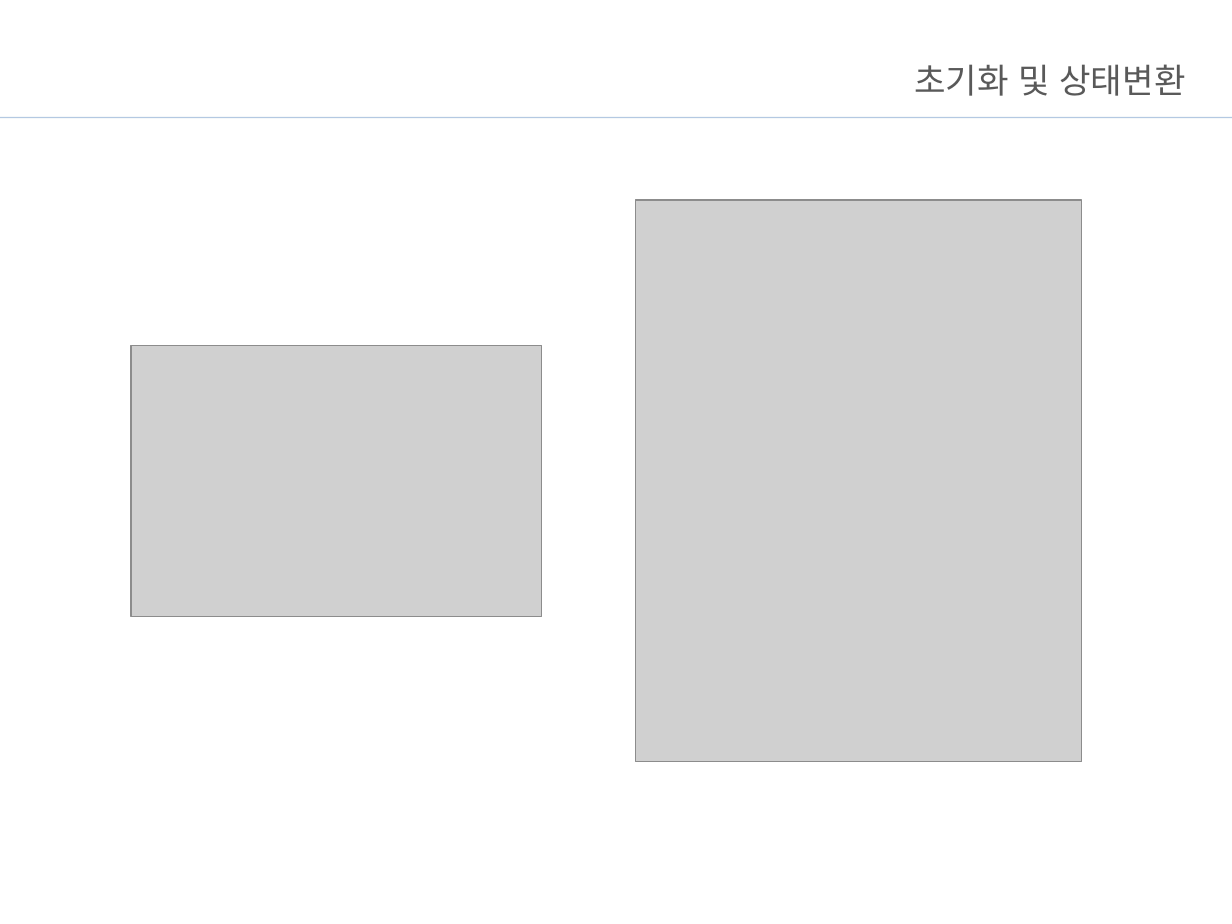
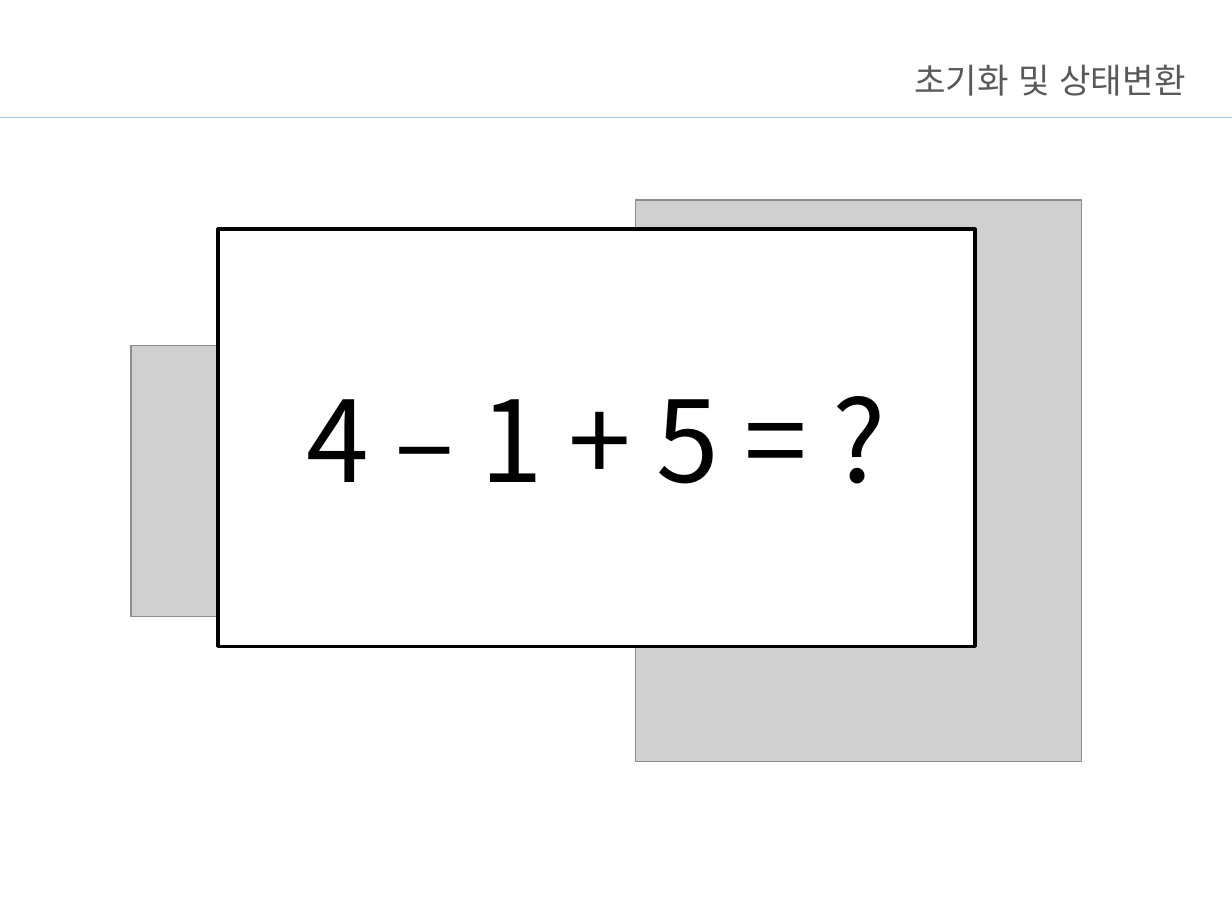
Before and after one commit to Jo-jangho/Web, a slide deck: slide 6 of 과제/JavaScript브리핑.pptx. Drawn at 1232x924 pixels with LibreOffice and Linux fonts; fonts in the diff are those of the drawing; grey boxes stand for pictures; background and template pictures are left out. Boxes give left, top, right and bottom in pixels: in the first picture for what was removed or moved away, otherwise in the second. Text is boxed around its words. In the diff, an @@ line names an element or a change of style, - is before the commit and + after.

```diff
--- a/과제/JavaScript브리핑.pptx
+++ b/과제/JavaScript브리핑.pptx
@@ rectangle added at <box>218,229,975,647</box>, fill #FFFFFF, outline #000000 2 pt, 66 pt, text #000000 @@
+4 – 1 + 5 = ?
```
Also in this commit, not shown: 7 other slides changed, 2 slides added, 5 slides removed, 31 other files.
